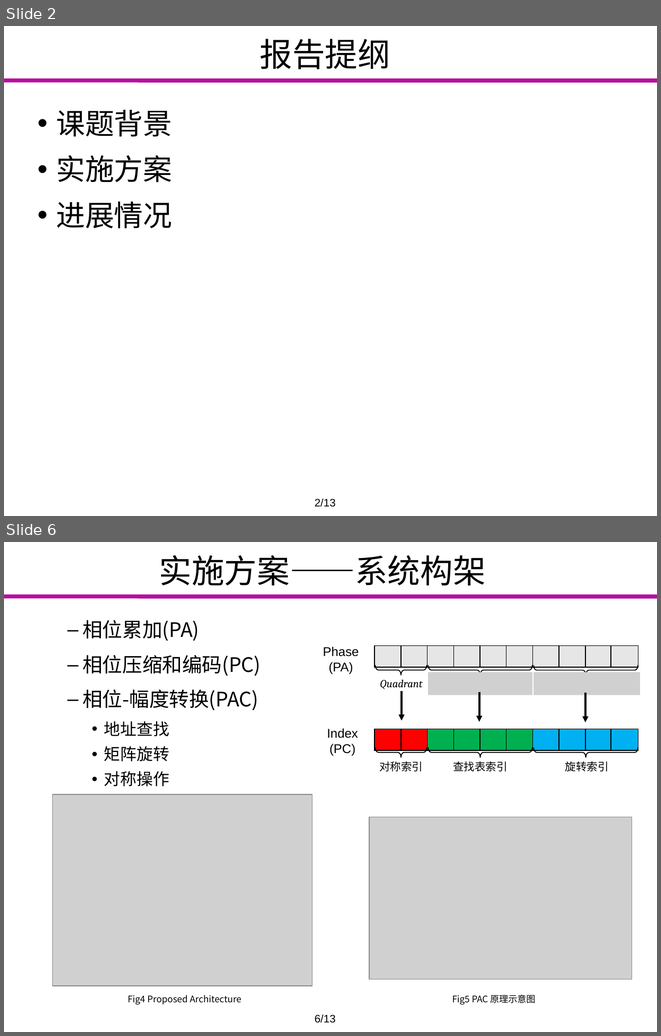
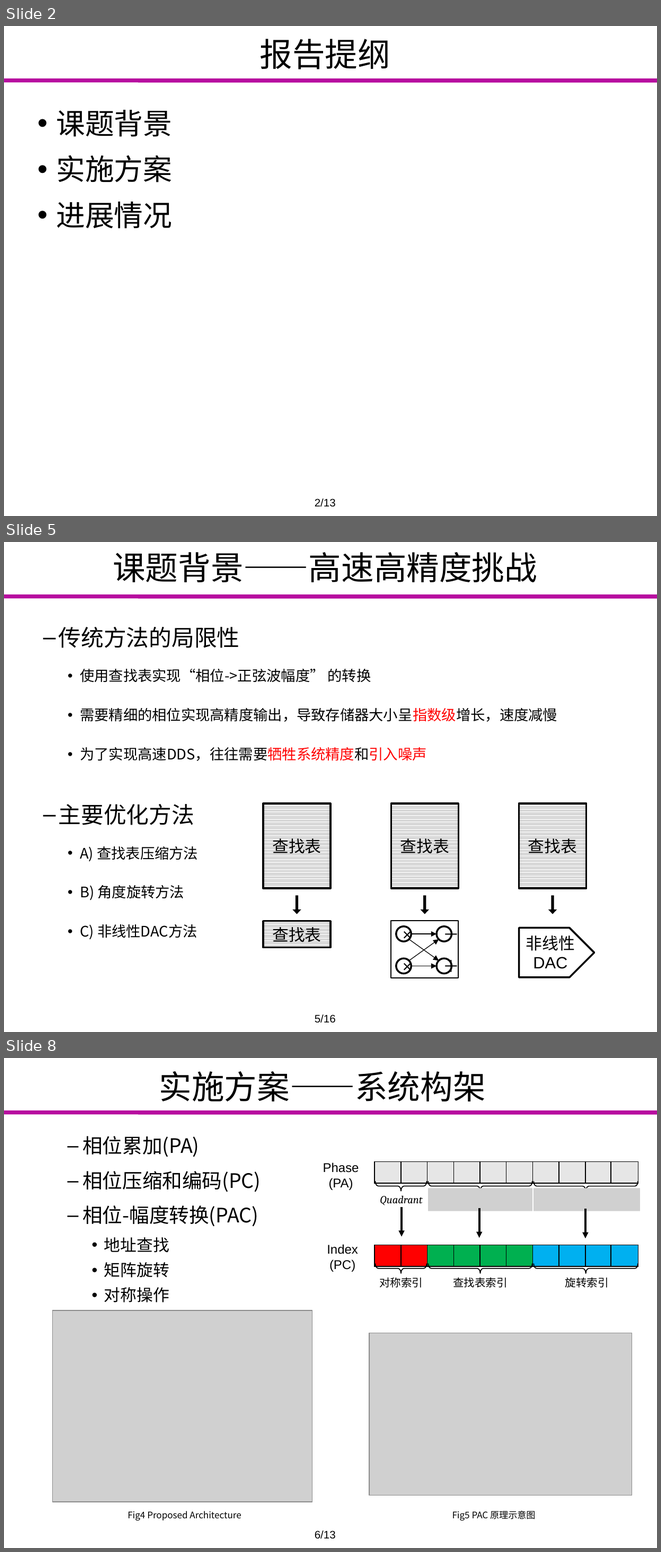
Before and after one commit to Markov2016/lunwen, a slide deck: dabian/杨一雄_毕业设计答辩.pptx. Shown one above the other, each under a label of ours: slides 2 and 6 before the commit, slides 2, 5 and 8 after it; the slides between them are not shown. The pictures are 661x1036 and 661x1552 pixels, drawn with LibreOffice and Linux fonts; fonts in the diff are those of the drawing; grey boxes stand for pictures; background and template pictures are left out. Boxes give left, top, right and bottom in pixels: in the first picture for what was removed or moved away, otherwise in the second. Text is boxed around its words. In the diff, an @@ line names an element or a change of style, - is before the commit and + after.

```diff
--- a/dabian/杨一雄_毕业设计答辩.pptx
+++ b/dabian/杨一雄_毕业设计答辩.pptx
@@ slide 5 added at bbox=[4, 542, 657, 1032], background #FFFFFF; not listed: 1 template element that a slide beside it also shows @@
@@ title added at bbox=[113, 552, 537, 582], 36 pt, text #000000 @@
+课题背景——高速高精度挑战
@@ text added at bbox=[59, 627, 557, 761], 16 pt, text #000000 @@
+  – 传统方法的局限性
+    • 使用查找表实现“相位->正弦波幅度” 的转换
+    • 需要精细的相位实现高精度输出，导致存储器大小呈指数级增长，速度减慢
+    • 为了实现高速DDS，往往需要牺牲系统精度和引入噪声
@@ text added at bbox=[59, 804, 198, 940], 16 pt, text #000000 @@
+  – 主要优化方法
+    • A) 查找表压缩方法
+    • B) 角度旋转方法
+    • C) 非线性DAC方法
@@ rectangle added at bbox=[263, 803, 330, 888], fill pattern #B3B3B3 on #FFFFFF, outline #000000 2 pt, 18 pt, text #000000 @@
+查找表
@@ rectangle added at bbox=[391, 803, 458, 888], fill pattern #B3B3B3 on #FFFFFF, outline #000000 2 pt, 18 pt, text #000000 @@
+查找表
@@ rectangle added at bbox=[519, 803, 586, 888], fill pattern #B3B3B3 on #FFFFFF, outline #000000 2 pt, 18 pt, text #000000 @@
+查找表
@@ right arrow added at bbox=[293, 894, 301, 914], fill #000000 @@
@@ right arrow added at bbox=[421, 894, 429, 914], fill #000000 @@
@@ right arrow added at bbox=[548, 894, 557, 914], fill #000000 @@
@@ rectangle added at bbox=[263, 921, 330, 947], fill pattern #B3B3B3 on #FFFFFF, outline #000000 2 pt, 18 pt, text #000000 @@
+查找表
@@ group added at bbox=[391, 921, 458, 978]: 4 ellipses, 4 arrows, 1 rectangle @@
+＋
+－
+×
+×
@@ pentagon arrow added at bbox=[519, 928, 594, 978], outline #000000 2 pt, 18 pt, text #000000 @@
+非线性
+DAC
@@ text added at bbox=[315, 1014, 336, 1023], 12 pt, text #000000 @@
+5/16
@@ what was slide 6 is now slide 8 @@
```
Also in this commit, not shown: 5 slides changed, 2 other slides added.
